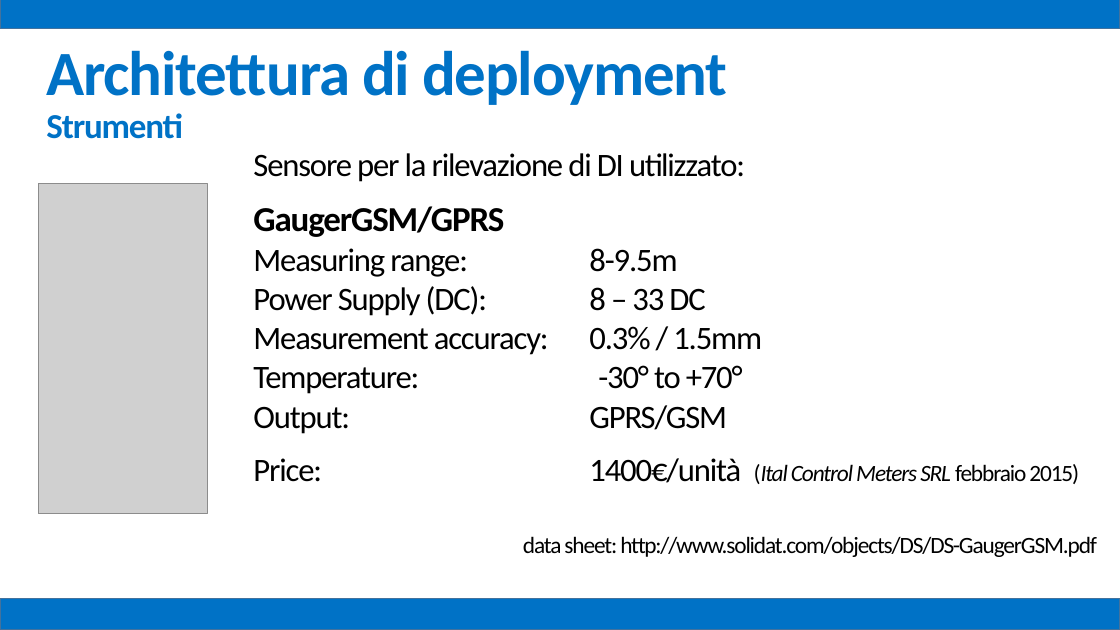
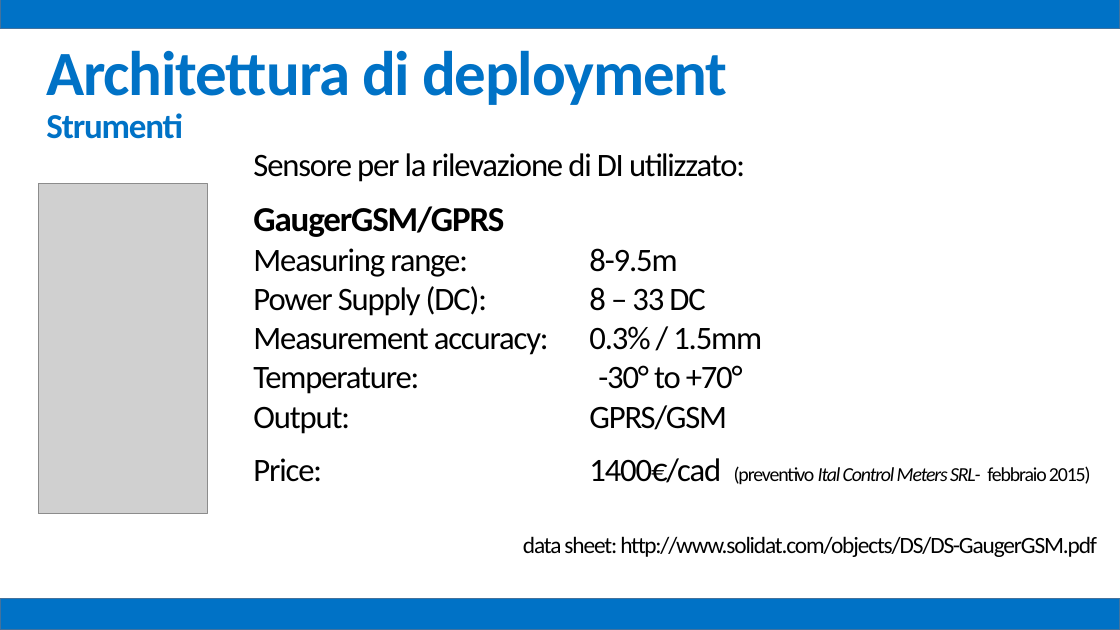
Before and after one commit to mz1991/ProgettoFebbraio2015, a slide deck: slide 44 of Febbraio 2015.pptx. Drawn at 1120x630 pixels with LibreOffice and Linux fonts; fonts in the diff are those of the drawing; grey boxes stand for pictures. Boxes give left, top, right and bottom in pixels: in the first picture for what was removed or moved away, otherwise in the second. Text is boxed around its words. In the diff, an @@ line names an element or a change of style, - is before the commit and + after.

```diff
--- a/Febbraio 2015.pptx
+++ b/Febbraio 2015.pptx
@@ text at [253,458,1091,485]: text changed; size 20 to 17 pt @@
-Price: 1400€/unità (Ital Control Meters SRL febbraio 2015)
+Price: 1400€/cad (preventivo Ital Control Meters SRL- febbraio 2015)
```
Also in this commit, not shown: 35 other slides changed, 7 other files.
